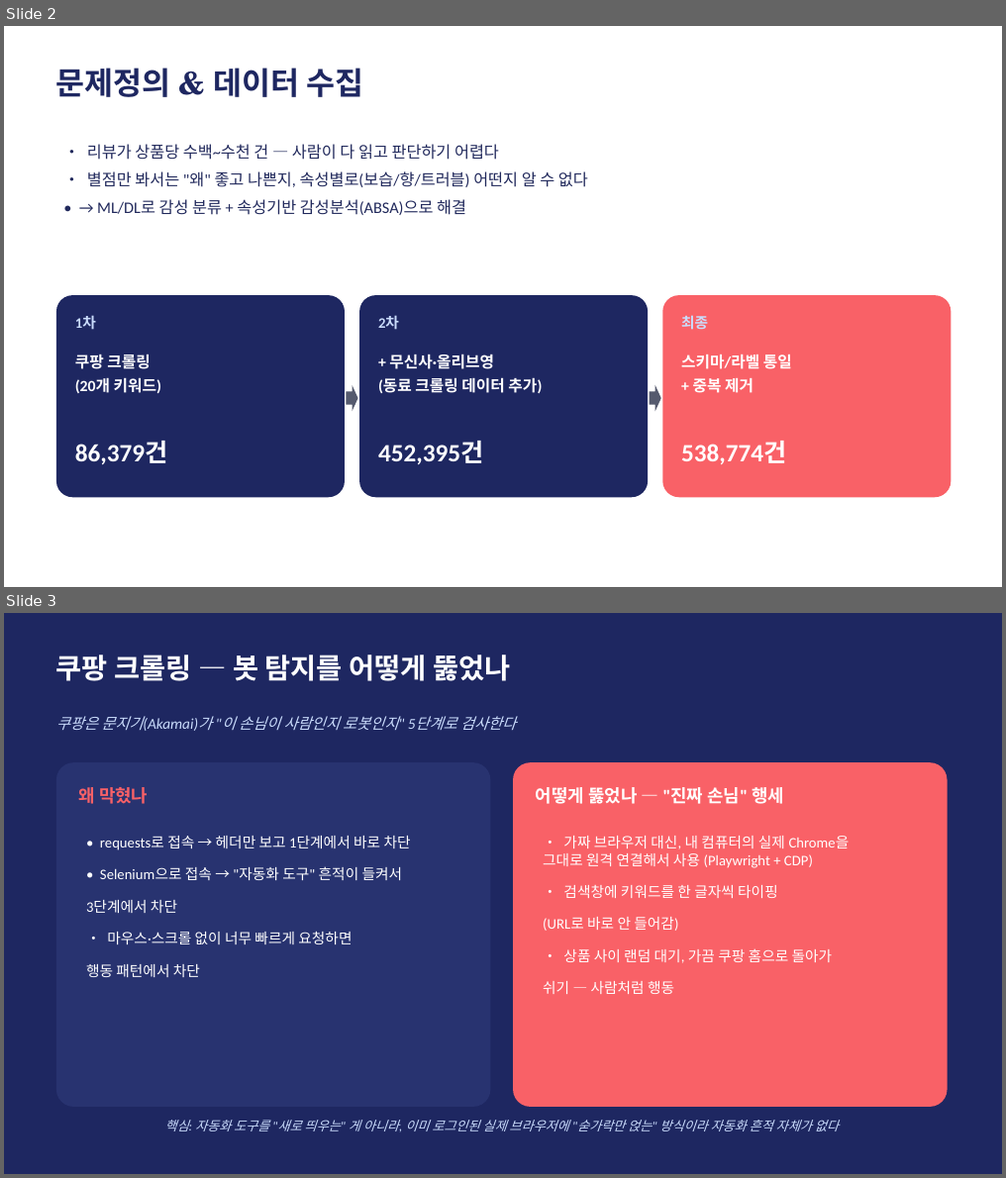
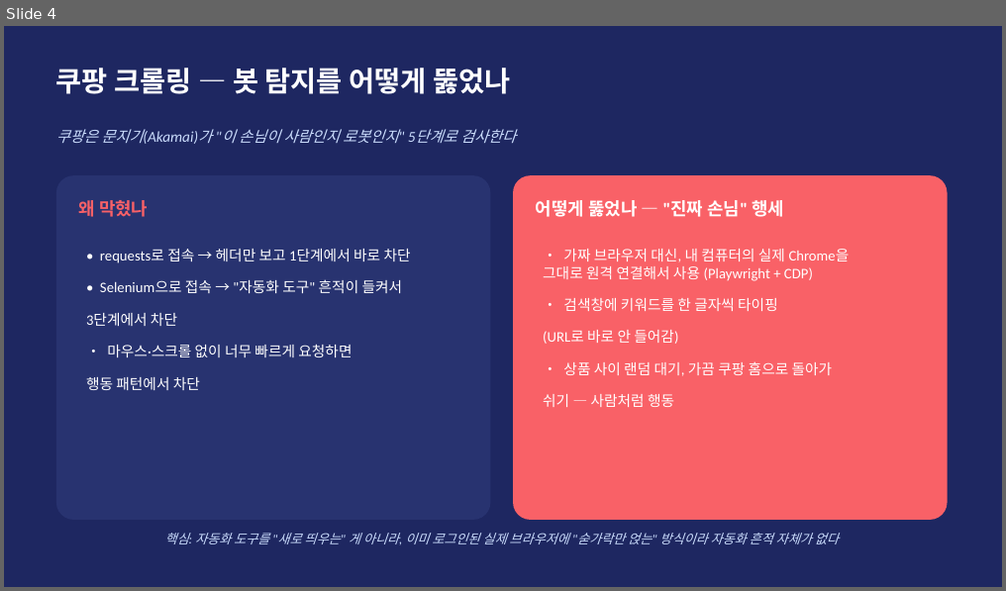
Before and after one commit to dong29482757-beep/shopping-review-crawler, a slide deck: BeautyScope_발표.pptx. Shown one above the other, each under a label of ours: slides 2 and 3 before the commit, slide 4 after it. The pictures are 1006x1178 and 1006x591 pixels, drawn with LibreOffice and Linux fonts; fonts in the diff are those of the drawing. Boxes give left, top, right and bottom in pixels: in the first picture for what was removed or moved away, otherwise in the second. Text is boxed around its words. In the diff, an @@ line names an element or a change of style, - is before the commit and + after.

```diff
--- a/BeautyScope_발표.pptx
+++ b/BeautyScope_발표.pptx
@@ slide 2 removed at box(4, 26, 1002, 587), background #FFFFFF @@
@@ text removed at box(56, 68, 364, 97) @@
-문제정의 & 데이터 수집
@@ text removed at box(87, 144, 588, 215) @@
-• 리뷰가 상품당 수백~수천 건 — 사람이 다 읽고 판단하기 어렵다
-• 별점만 봐서는 "왜" 좋고 나쁜지, 속성별로(보습/향/트러블) 어떤지 알 수 없다
-• → ML/DL로 감성 분류 + 속성기반 감성분석(ABSA)으로 해결
@@ rounded rectangle removed at box(56, 295, 345, 497) @@
@@ text removed at box(75, 316, 96, 330) @@
-1차
@@ rounded rectangle removed at box(359, 295, 648, 497) @@
@@ text removed at box(378, 316, 399, 330) @@
-2차
@@ rounded rectangle removed at box(662, 295, 951, 497) @@
@@ text removed at box(681, 315, 708, 330) @@
-최종
@@ text removed at box(75, 355, 161, 393) @@
-쿠팡 크롤링
-(20개 키워드)
@@ text removed at box(378, 354, 542, 393) @@
-+ 무신사·올리브영
-(동료 크롤링 데이터 추가)
@@ text removed at box(681, 355, 792, 393) @@
-스키마/라벨 통일
-+ 중복 제거
@@ right arrow removed at box(347, 385, 358, 411) @@
@@ right arrow removed at box(649, 385, 661, 411) @@
@@ text removed at box(75, 442, 168, 465) @@
-86,379건
@@ text removed at box(378, 442, 483, 465) @@
-452,395건
@@ text removed at box(681, 442, 786, 465) @@
-538,774건
@@ what was slide 3 is now slide 4 @@
```
Also in this commit, not shown: 1 slide changed, 3 slides added, 1 other slide removed, 2 other files.
